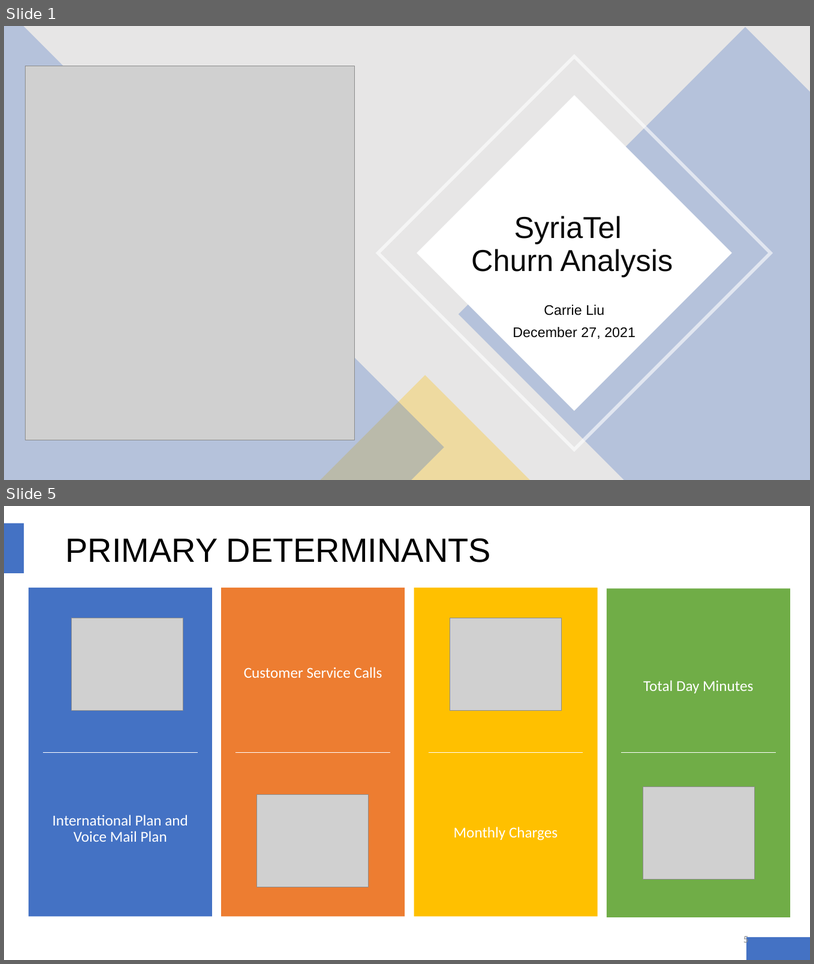
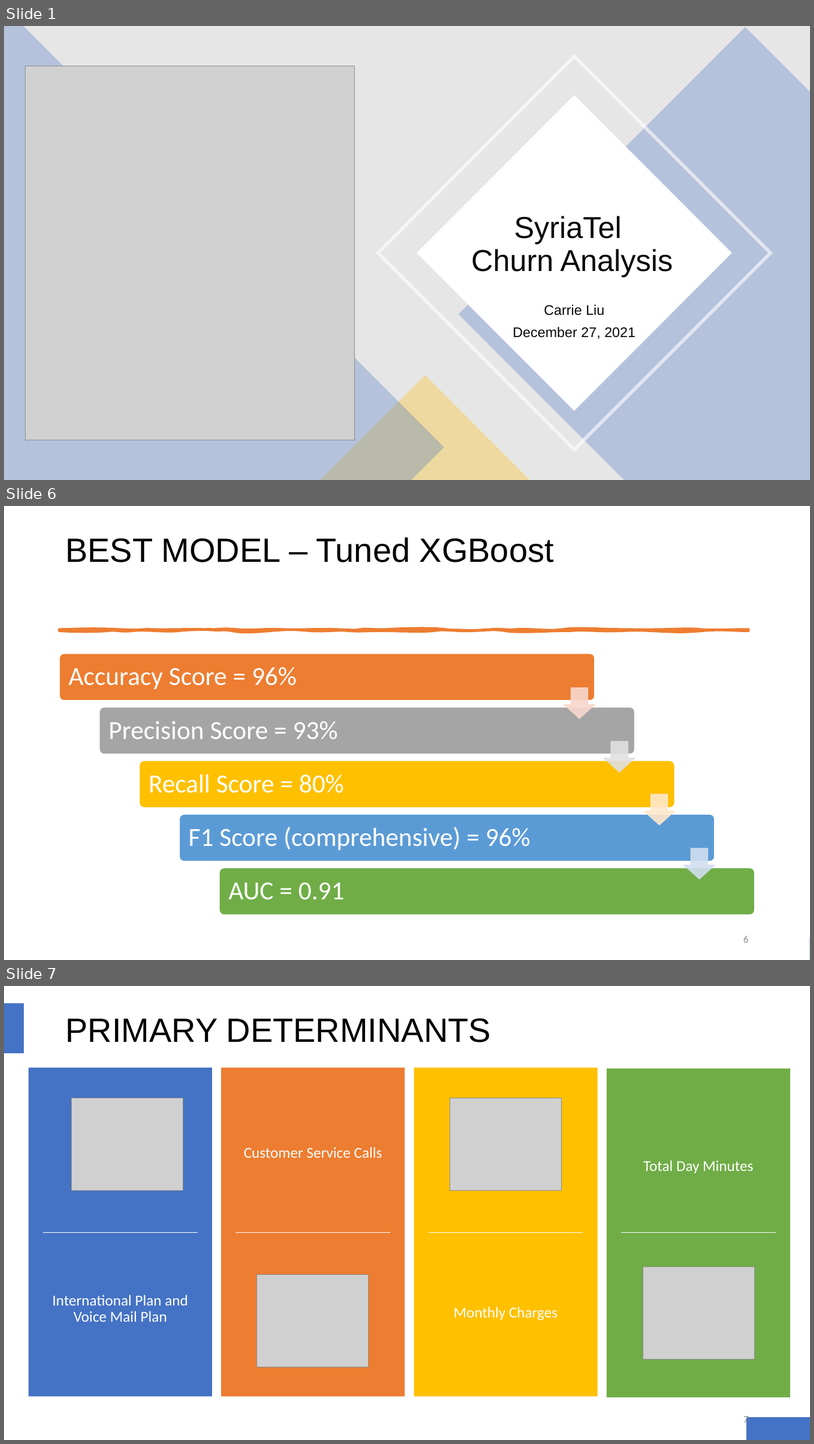
Before and after one commit to carlearn/dsc-mod-3-project-v2-1, a slide deck: SyriaTel Churn Analysis.pptx. Shown one above the other, each under a label of ours: slides 1 and 5 before the commit, slides 1, 6 and 7 after it; the slides between them are not shown. The pictures are 814x964 and 814x1444 pixels, drawn with LibreOffice and Linux fonts; fonts in the diff are those of the drawing; grey boxes stand for pictures. Boxes give left, top, right and bottom in pixels: in the first picture for what was removed or moved away, otherwise in the second. Text is boxed around its words. In the diff, an @@ line names an element or a change of style, - is before the commit and + after.

```diff
--- a/SyriaTel Churn Analysis.pptx
+++ b/SyriaTel Churn Analysis.pptx
@@ slide 6 added at [4, 506, 810, 960], background #FFFFFF; not listed: 2 template elements that a slide beside it also shows @@
@@ rectangle added at [4, 506, 810, 960], fill #FFFFFF @@
@@ text added at [65, 537, 554, 562], 40 pt, text #000000 @@
+BEST MODEL – Tuned XGBoost
@@ freeform shape added at [60, 630, 749, 631], fill #ED7D31, outline #ED7D31 3.25 pt @@
@@ group added at [60, 654, 755, 915]: 5 rounded rectangles, 5 texts, 4 down arrows @@
+Accuracy Score = 96%
+Precision Score = 93%
+Recall Score = 80%
+F1 Score (comprehensive) = 96%
+AUC = 0.91
@@ page number added at [744, 936, 749, 942], 12 pt, text #8C8C8C @@
+6
@@ what was slide 5 is now slide 7 @@
@@ page number at [744, 1416, 749, 1425]: text changed @@
-5
+7
```
Also in this commit, not shown: 2 slides changed, 1 other slide added, 4 other files.
